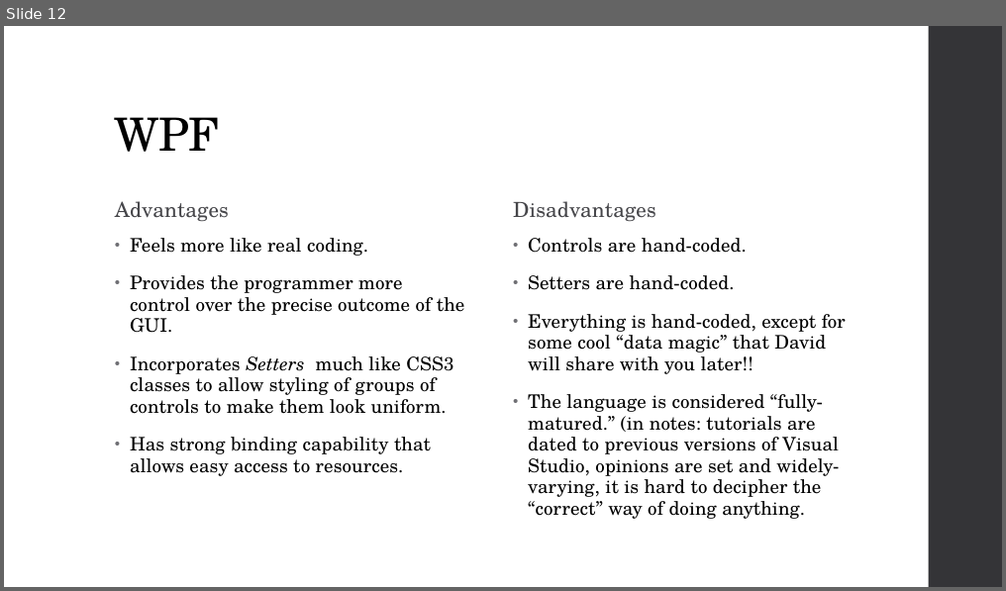
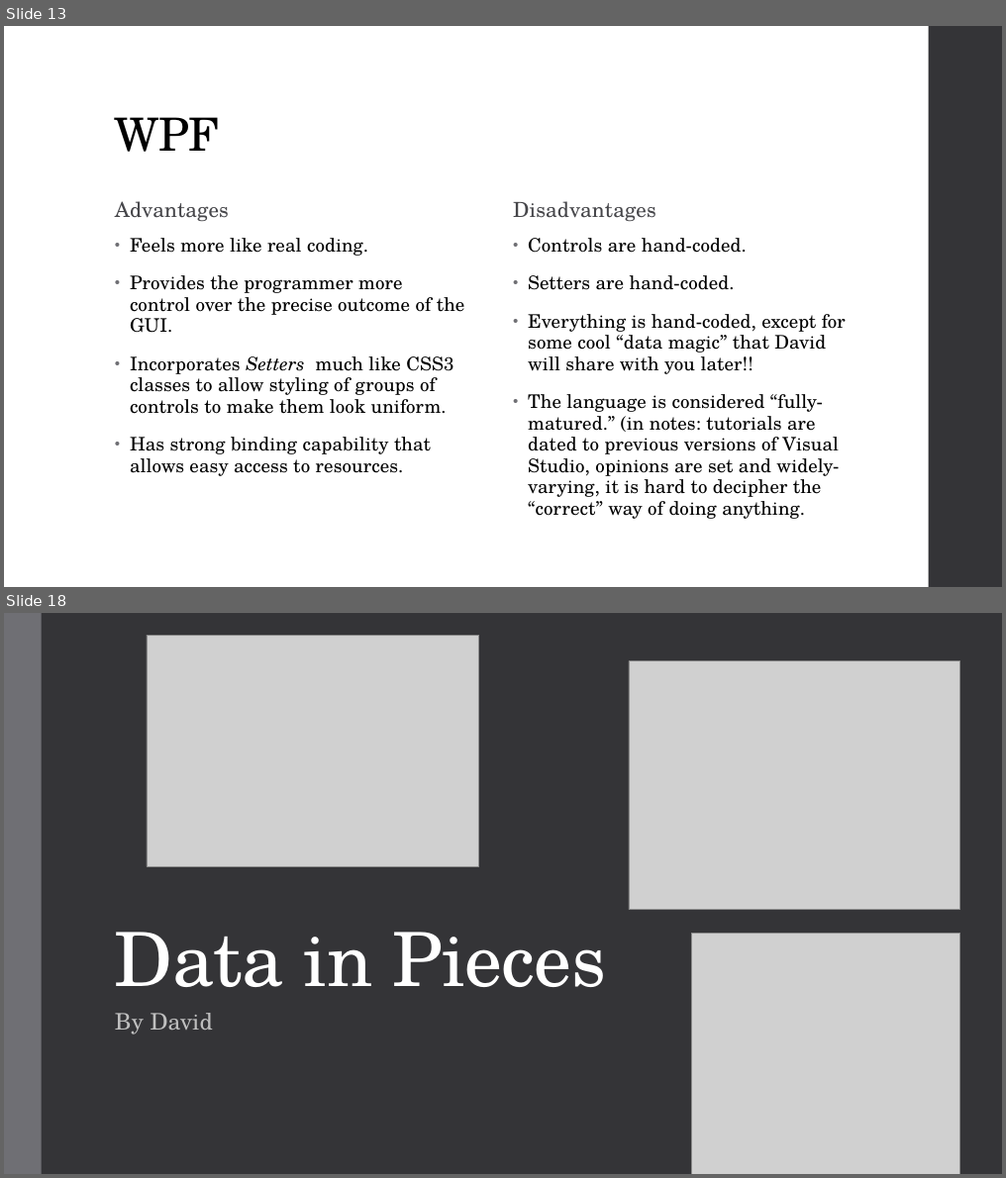
Before and after one commit to RadioSystemsPSCC/Practice, a slide deck: Admin and Documentation/Radio Systems.pptx. Shown one above the other, each under a label of ours: slide 12 before the commit, slides 13 and 18 after it; the slides between them are not shown. The pictures are 1006x591 and 1006x1178 pixels, drawn with LibreOffice and Linux fonts; fonts in the diff are those of the drawing; grey boxes stand for pictures. Boxes give left, top, right and bottom in pixels: in the first picture for what was removed or moved away, otherwise in the second. Text is boxed around its words. In the diff, an @@ line names an element or a change of style, - is before the commit and + after.

```diff
--- a/Admin and Documentation/Radio Systems.pptx
+++ b/Admin and Documentation/Radio Systems.pptx
@@ slide 18 added at (x1=4, y1=613, x2=1002, y2=1174), background #353537 @@
@@ rectangle added at (x1=4, y1=613, x2=42, y2=1174), fill #6F6F74 @@
@@ picture added at (x1=147, y1=635, x2=479, y2=866) @@
@@ picture added at (x1=629, y1=661, x2=960, y2=909) @@
@@ title added at (x1=115, y1=932, x2=606, y2=987), 72 pt, text #FFFFFF @@
+Data in Pieces
@@ picture added at (x1=691, y1=934, x2=960, y2=1174) @@
@@ subtitle added at (x1=115, y1=1013, x2=213, y2=1035), 22 pt, text #BFBFBF @@
+By David
@@ what was slide 12 is now slide 13 @@
```
Also in this commit, not shown: 4 slides changed, 8 other slides added, 3 slides removed, 19 other files.
